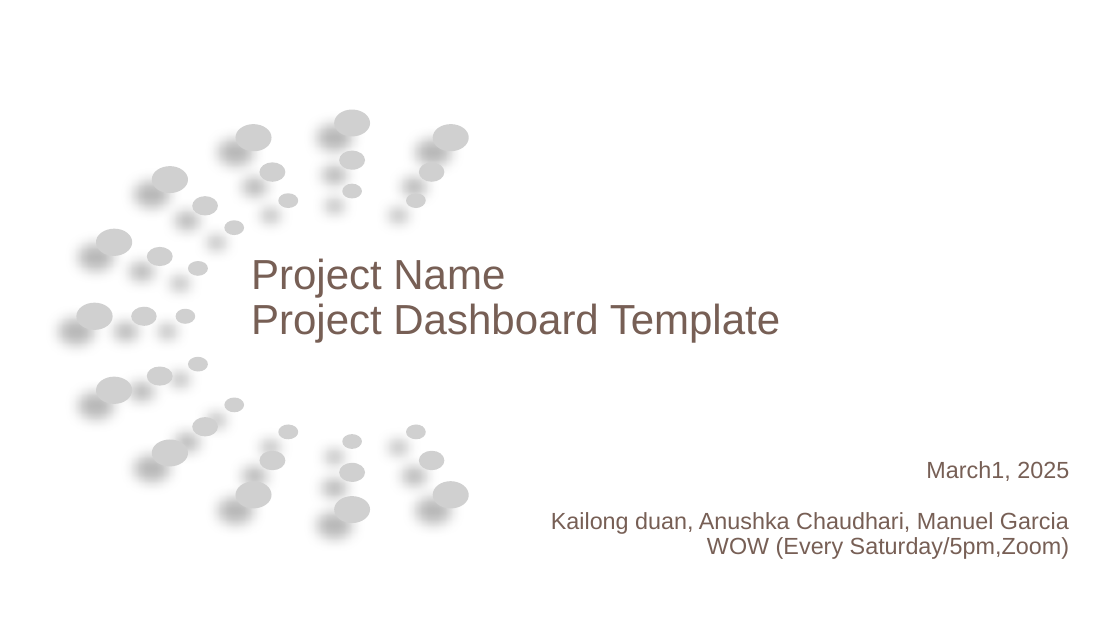
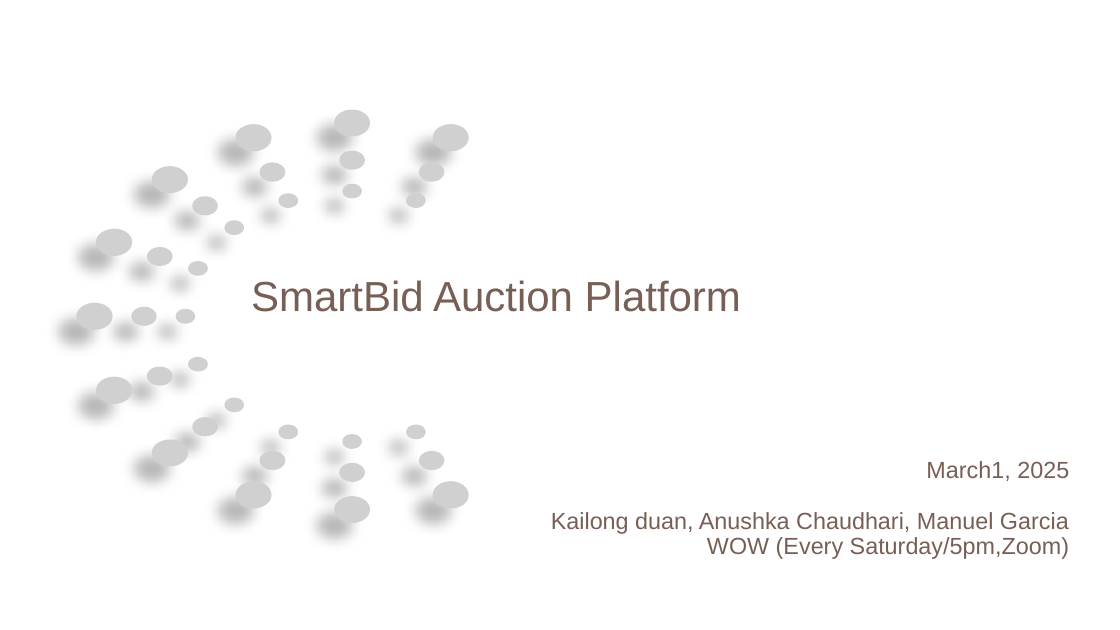
Before and after one commit to dkl520/cs7315_project, a slide deck: slide 1 of 3/project-assign 3.pptx. Drawn at 1120x630 pixels with LibreOffice and Linux fonts; fonts in the diff are those of the drawing; grey boxes stand for pictures. Boxes give left, top, right and bottom in pixels: in the first picture for what was removed or moved away, otherwise in the second. Text is boxed around its words. In the diff, an @@ line names an element or a change of style, - is before the commit and + after.

```diff
--- a/3/project-assign 3.pptx
+++ b/3/project-assign 3.pptx
@@ text at (251,280,741,312): text changed @@
-Project Name
-Project Dashboard Template
+SmartBid Auction Platform
```
Also in this commit, not shown: 1 other slide changed, 1 slide added, 1 slide removed, 2 other files.
